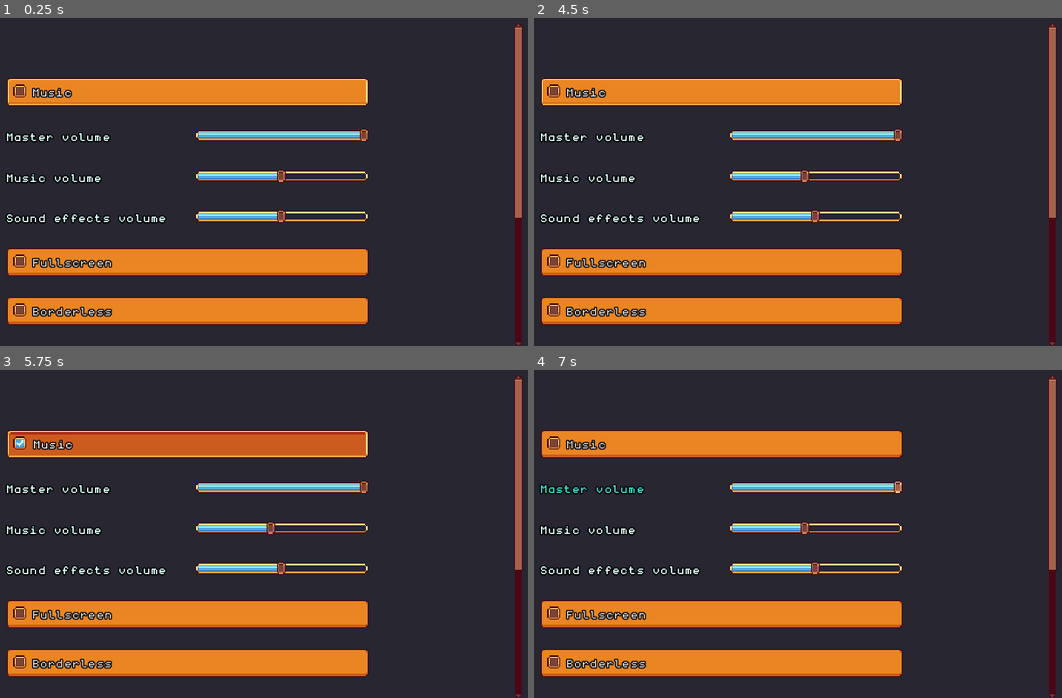
Above: before the commit, frames 1-4 (two rows, left to right).
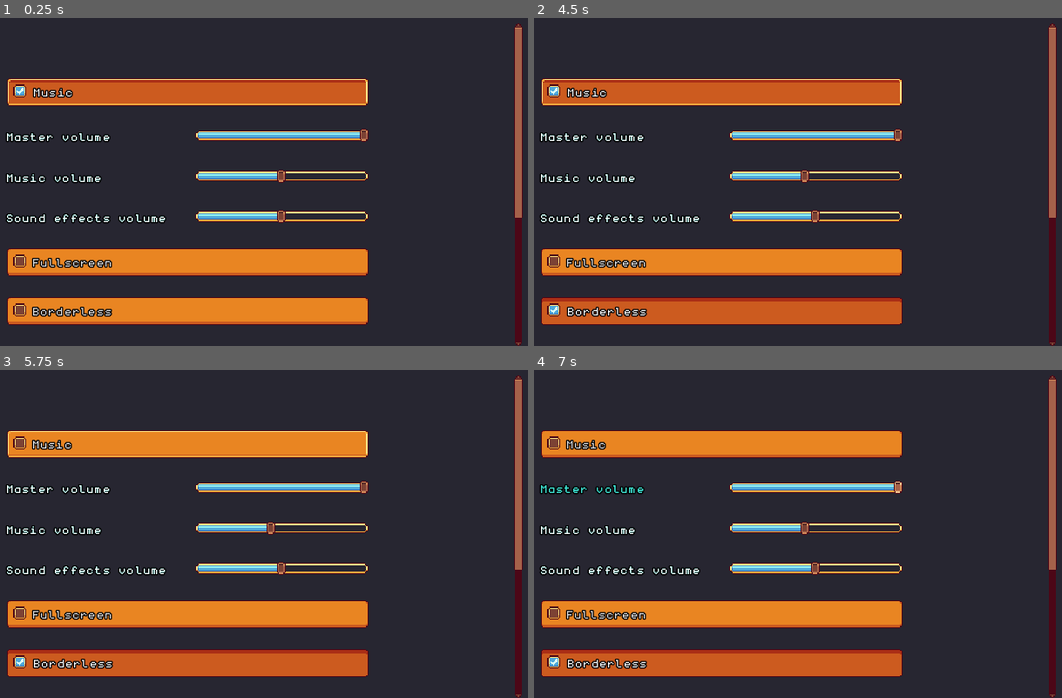
Above: after the commit, the same moments.

Repository: Smartkin/i-wanna-go-through-time-game-jam-edition
Game: Godot game, scene res://Rooms/Options.tscn
The game is run twice, just before and just after one commit, with the same random seed, the same clock (stepped at 60 frames per second) and the same inputs. This scene is started directly instead of the project's main scene. Sound files missing from this copy of the repository are replaced by a short silence.
Inputs (mouse positions are in pixels of both pictures, inside the frame that each line leads up to):
- Up to frame 1 (0.25 s): no input
- Up to frame 2 (4.5 s): click "Borderless" at 0.5 s; click "Music" at 1.25 s; tap Enter at 2 s; drag from (729, 185) to (798, 63) at 2.02 s; drag from (592, 168) to (697, 227) at 2.77 s; move the mouse to (798, 63) at 3.52 s; hold Right (right) 3.53-4.25 s; tap X (dash) at 3.6 s; tap R (restart) at 4.25 s; drag from (697, 227) to (outside the picture) at 4.27 s
- Up to frame 3 (5.75 s): tap R (restart) at 5 s; move the mouse to (406, 560) at 5.02 s; hold Left (left) from 5.03 s (still down); tap X (dash) at 5.1 s; tap Shift (jump) at 5.27 s
- Up to frame 4 (7 s): release Left (left) at 5.75 s; tap R (restart) at 5.75, 6.5 s; drag from (outside the picture) to (623, 402) at 5.77 s; move the mouse to (766, 501) at 6.52 s; hold Down (down) from 6.53 s (still down); tap X (dash) at 6.6 s; click (766, 501) at 6.67 s

The runs differ from the first frame. In frame 1, 4.6% of the frame differs, in the area x 1-70%, y 18-26%; in frame 2, 9.3%, in the area x 1-70%, y 18-94%; in frame 3, 9.3%; in frame 4, 4.8%.

Commit message:
Updated popup and checkbox visuals

Diff:
--- a/Rooms/Options.tscn
+++ b/Rooms/Options.tscn
@@ -56,17 +56,16 @@
 [node name="CenterContainer" type="CenterContainer" parent="Center/ChangeControlPopup"]
 margin_right = 500.0
 margin_bottom = 500.0
-__meta__ = {
-"_edit_use_anchors_": false
-}
 
 [node name="Label" type="Label" parent="Center/ChangeControlPopup/CenterContainer"]
-margin_left = 93.0
-margin_top = 233.0
-margin_right = 407.0
-margin_bottom = 267.0
+margin_left = 184.0
+margin_top = 241.0
+margin_right = 316.0
+margin_bottom = 258.0
 size_flags_horizontal = 3
 size_flags_vertical = 7
+custom_constants/shadow_offset_y = 0
+custom_fonts/font = ExtResource( 10 )
 text = "Press any button..."
 align = 1
 valign = 1
--- a/Scripts/UI/Options/MainOptionsTab.gd
+++ b/Scripts/UI/Options/MainOptionsTab.gd
@@ -2,6 +2,10 @@
 
 func _ready() -> void:
 	var cur_conf := WorldController.cur_config
+	$MusicCheckbox.pressed = WorldController.cur_config.music
+	$FullscreenCheckbox.pressed = WorldController.cur_config.fullscreen
+	$BorderlessCheckbox.pressed = WorldController.cur_config.borderless
+	$VsyncCheckbox.pressed = WorldController.cur_config.vsync
 	$"%MasterVolumeSlider".value = cur_conf.volume_master
 	$"%MusicVolumeSlider".value = cur_conf.volume_music
 	$"%SfxVolumeSlider".value = cur_conf.volume_sfx
--- a/Themes/default_theme.tres
+++ b/Themes/default_theme.tres
@@ -19,6 +19,10 @@
 [ext_resource path="res://Sprites/UI/theme_checkbutton_on_big.png" type="Texture" id=17]
 [ext_resource path="res://Sprites/UI/theme_checkbox_checked.png" type="Texture" id=18]
 [ext_resource path="res://Fonts/big_font_outline.tres" type="DynamicFont" id=19]
+[ext_resource path="res://Sprites/UI/theme_popup.png" type="Texture" id=20]
+[ext_resource path="res://Fonts/monogram-extended.ttf" type="DynamicFontData" id=21]
+[ext_resource path="res://Sprites/UI/theme_checkbox_checked_disabled.png" type="Texture" id=22]
+[ext_resource path="res://Sprites/UI/theme_checkbox_disabled.png" type="Texture" id=23]
 
 [sub_resource type="StyleBoxTexture" id=5]
 texture = ExtResource( 5 )
@@ -76,6 +80,27 @@
 margin_top = 3.0
 margin_bottom = 3.0
 
+[sub_resource type="StyleBoxTexture" id=11]
+texture = ExtResource( 20 )
+region_rect = Rect2( 0, 0, 16, 16 )
+margin_left = 4.0
+margin_right = 4.0
+margin_top = 4.0
+margin_bottom = 4.0
+
+[sub_resource type="DynamicFont" id=12]
+outline_size = 1
+outline_color = Color( 0, 0, 0, 1 )
+font_data = ExtResource( 21 )
+
+[sub_resource type="StyleBoxTexture" id=13]
+texture = ExtResource( 20 )
+region_rect = Rect2( 0, 0, 16, 16 )
+margin_left = 4.0
+margin_right = 4.0
+margin_top = 4.0
+margin_bottom = 4.0
+
 [sub_resource type="StyleBoxTexture" id=8]
 texture = ExtResource( 12 )
 region_rect = Rect2( 0, 0, 16, 16 )
@@ -109,7 +134,9 @@
 Button/styles/normal = SubResource( 2 )
 Button/styles/pressed = SubResource( 4 )
 CheckBox/icons/checked = ExtResource( 18 )
+CheckBox/icons/checked_disabled = ExtResource( 22 )
 CheckBox/icons/unchecked = ExtResource( 15 )
+CheckBox/icons/unchecked_disabled = ExtResource( 23 )
 CheckButton/icons/off = ExtResource( 16 )
 CheckButton/icons/on = ExtResource( 17 )
 HSlider/icons/grabber = ExtResource( 11 )
@@ -123,6 +150,11 @@
 Label/constants/shadow_offset_x = 0
 Label/constants/shadow_offset_y = 3
 Label/fonts/font = ExtResource( 19 )
+PopupDialog/styles/panel = SubResource( 11 )
+TooltipLabel/colors/font_color = Color( 1, 1, 1, 1 )
+TooltipLabel/colors/font_color_shadow = Color( 0, 0, 0, 0 )
+TooltipLabel/fonts/font = SubResource( 12 )
+TooltipPanel/styles/panel = SubResource( 13 )
 VScrollBar/styles/grabber = SubResource( 8 )
 VScrollBar/styles/grabber_highlight = SubResource( 9 )
 VScrollBar/styles/grabber_pressed = SubResource( 9 )
Binary file changed: Sprites/UI/theme_assets.ase
Binary file added: Sprites/UI/theme_checkbox_checked_disabled.png
Not shown, added: Sprites/UI/theme_checkbox_checked_disabled.png.import
Binary file added: Sprites/UI/theme_checkbox_disabled.png
Not shown, added: Sprites/UI/theme_checkbox_disabled.png.import
Binary file added: Sprites/UI/theme_popup.png
Not shown, added: Sprites/UI/theme_popup.png.import
Not shown: 1 places in Themes/default_theme.tres that only renumber resources
